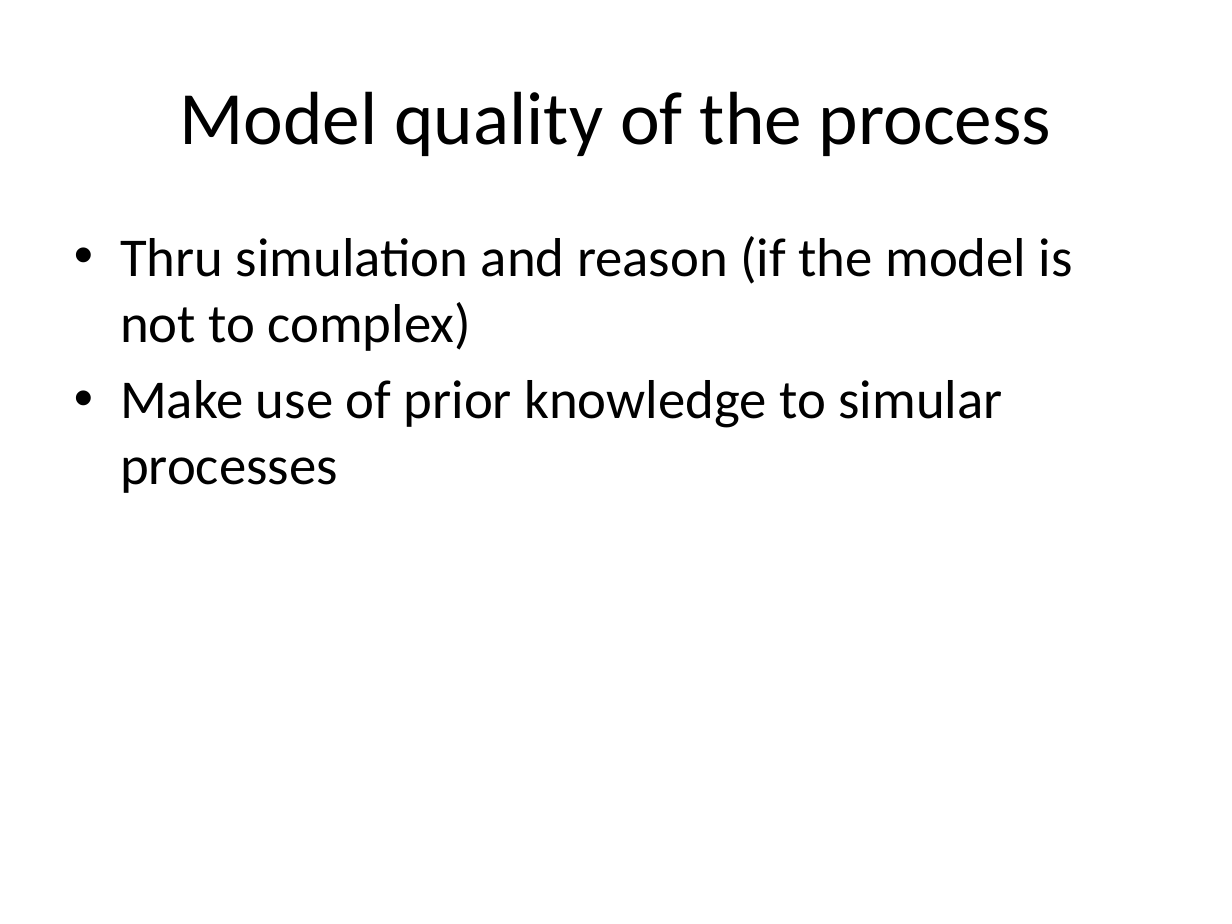
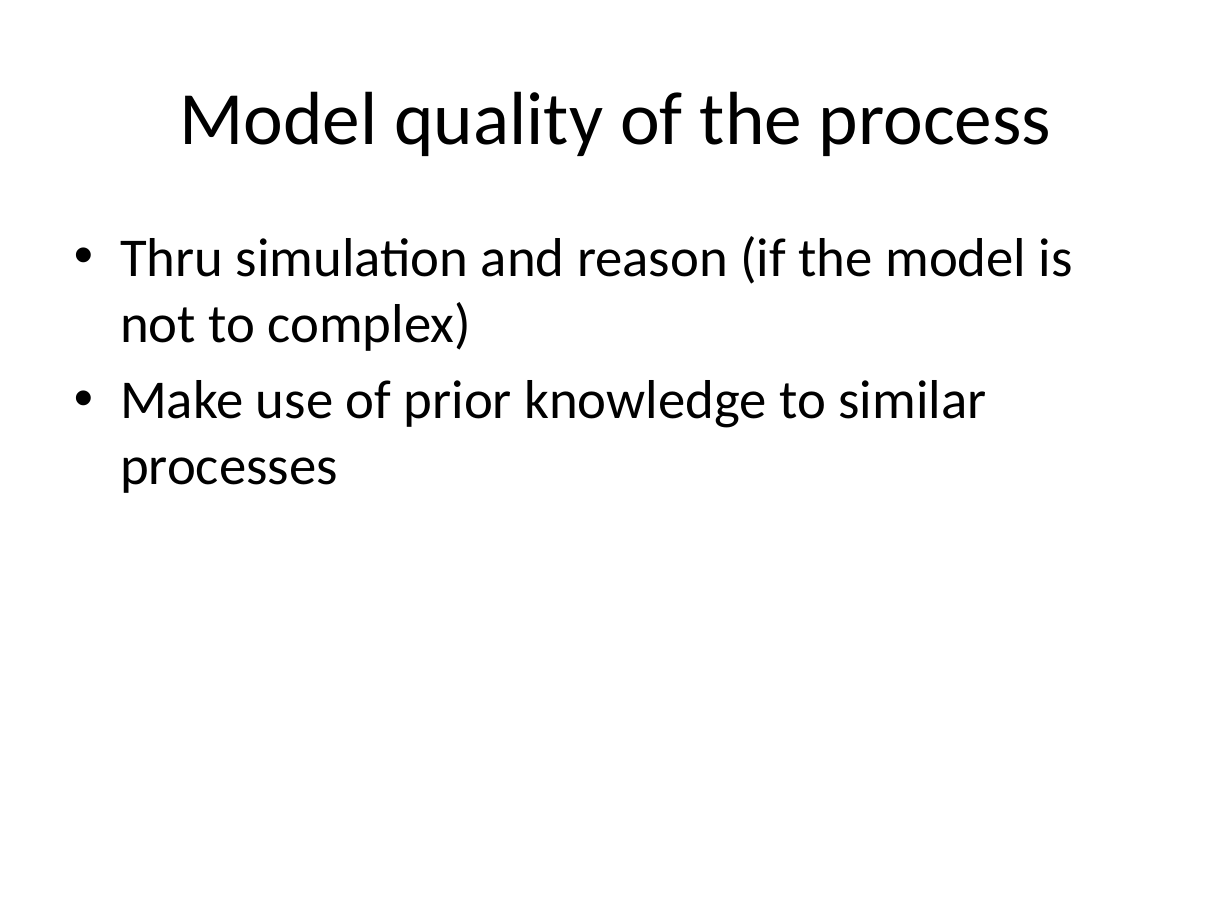
Before and after one commit to elt11jke/FRT090, a slide deck: slide 4 of SEM_RAPPORT/SEM_presentation_1.pptx. Drawn at 1232x924 pixels with LibreOffice and Linux fonts; fonts in the diff are those of the drawing. Boxes give left, top, right and bottom in pixels: in the first picture for what was removed or moved away, otherwise in the second. Text is boxed around its words. In the diff, an @@ line names an element or a change of style, - is before the commit and + after.

```diff
--- a/SEM_RAPPORT/SEM_presentation_1.pptx
+++ b/SEM_RAPPORT/SEM_presentation_1.pptx
@@ text at [120,380,986,493]: text changed @@
-• Make use of prior knowledge to simular processes
+• Make use of prior knowledge to similar processes
```
Also in this commit, not shown: 1 other slide changed, 12 other files.
